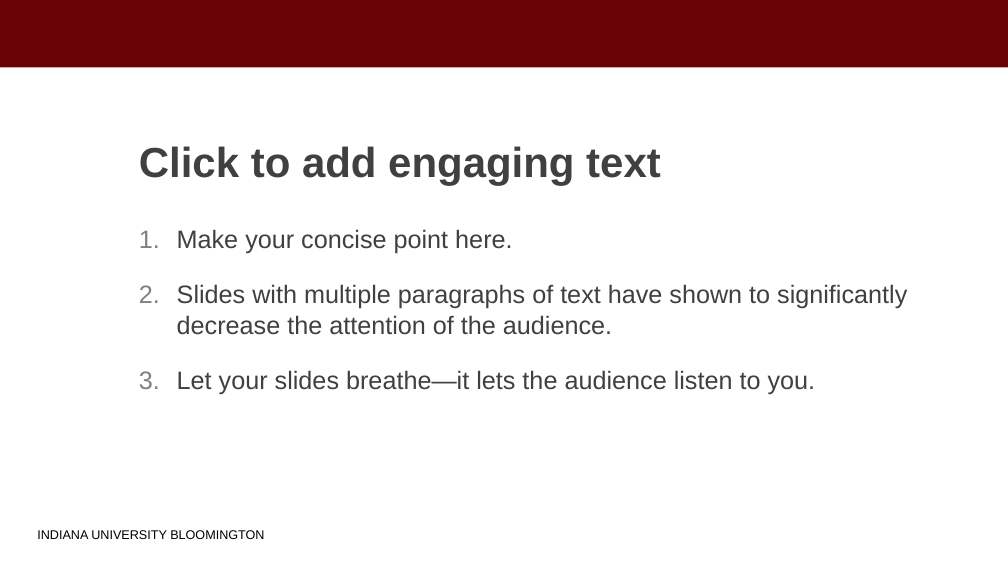
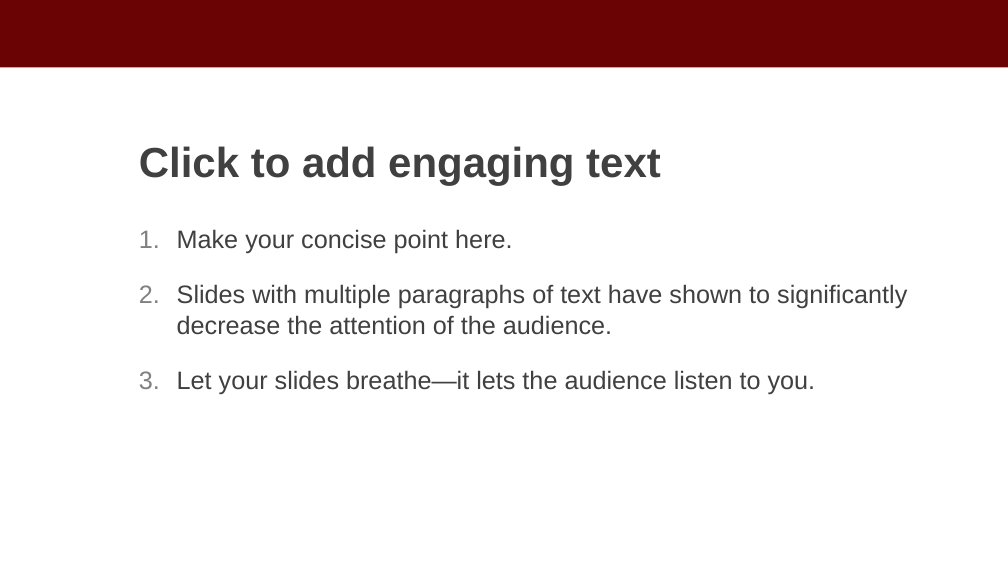
Before and after one commit to pati-dev/Graduate-Admissions, a slide deck: slide 5 of STEM Grad Students.pptx. Drawn at 1008x567 pixels with LibreOffice and Linux fonts; fonts in the diff are those of the drawing; background and template pictures are left out. Boxes give left, top, right and bottom in pixels: in the first picture for what was removed or moved away, otherwise in the second. Text is boxed around its words. In the diff, an @@ line names an element or a change of style, - is before the commit and + after.

```diff
--- a/STEM Grad Students.pptx
+++ b/STEM Grad Students.pptx
@@ text removed at (x1=37, y1=530, x2=264, y2=539) @@
-INDIANA UNIVERSITY BLOOMINGTON
```
Also in this commit, not shown: 10 other slides changed, 1 slide added, 1 slide removed.
